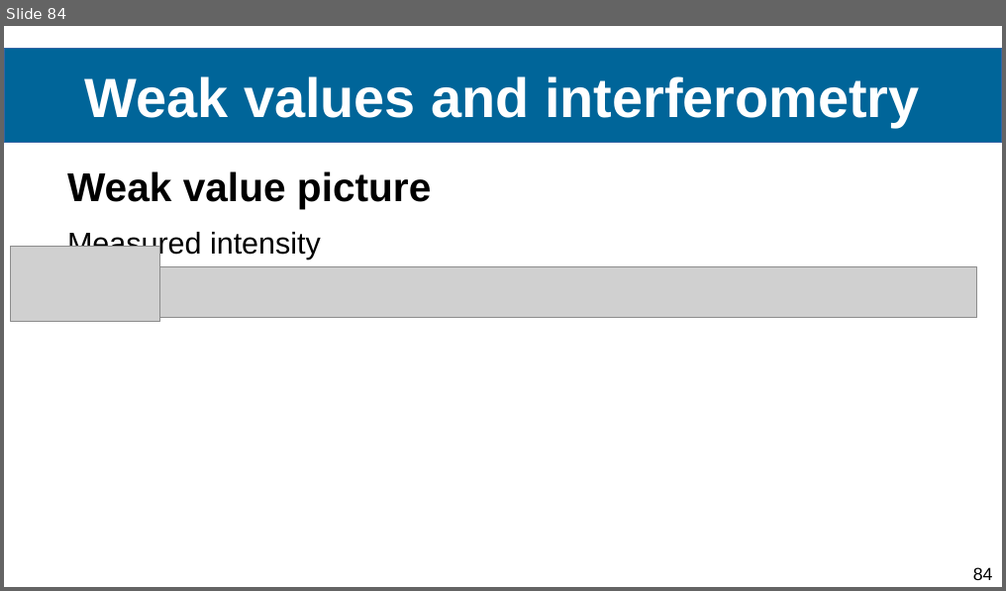
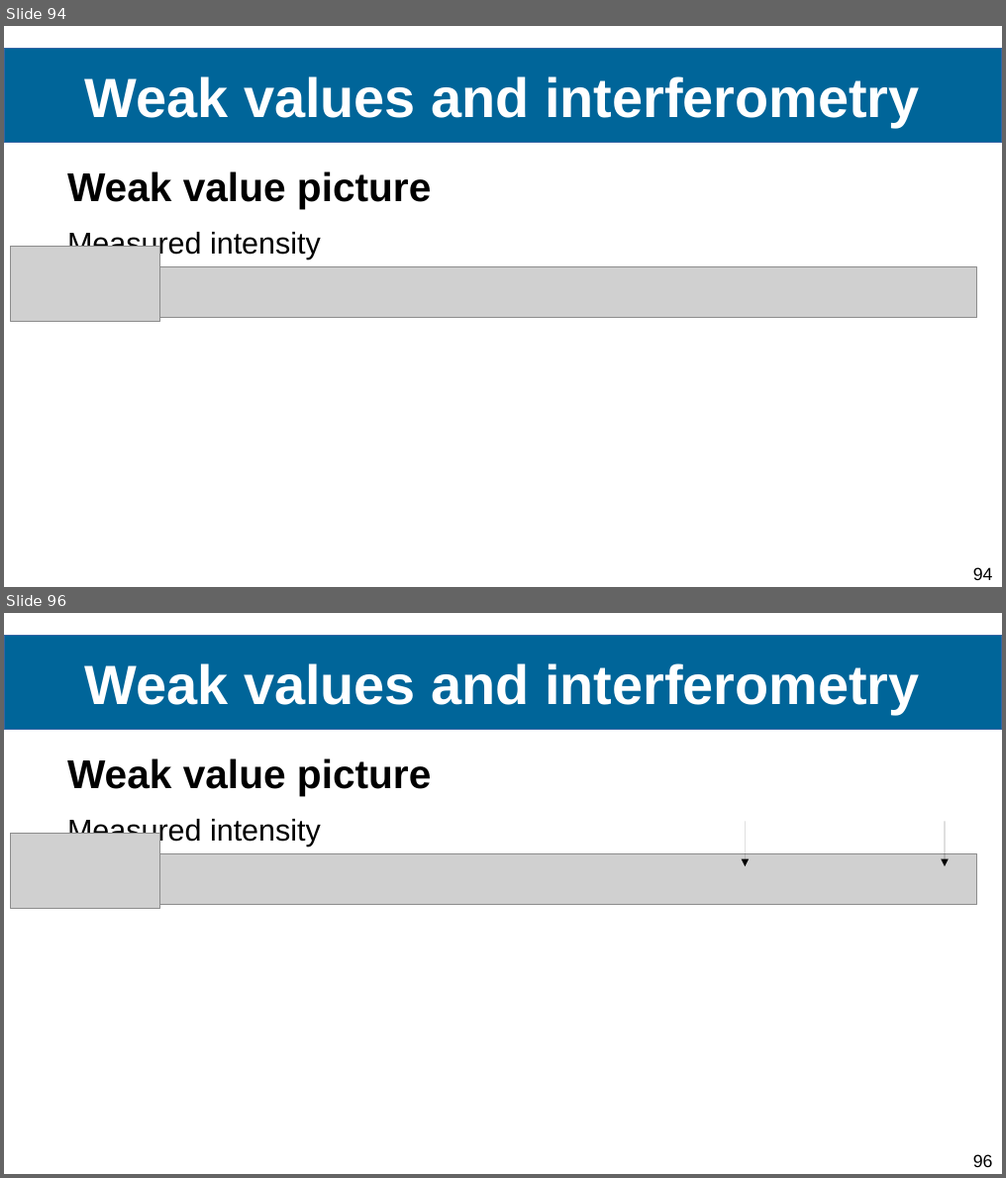
Before and after one commit to Ismaele-vincent/PhD, a slide deck: 2024/Conference abstract/Conference FOMO/Presentation FOMO 2024 ver3.odp. Shown one above the other, each under a label of ours: slide 84 before the commit, slides 94 and 96 after it; the slides between them are not shown. The pictures are 1006x591 and 1006x1178 pixels, drawn with LibreOffice and Linux fonts; fonts in the diff are those of the drawing; grey boxes stand for pictures; background and template pictures are left out. Boxes give left, top, right and bottom in pixels: in the first picture for what was removed or moved away, otherwise in the second. Text is boxed around its words. In the diff, an @@ line names an element or a change of style, - is before the commit and + after.

```diff
--- a/2024/Conference abstract/Conference FOMO/Presentation FOMO 2024 ver3.odp
+++ b/2024/Conference abstract/Conference FOMO/Presentation FOMO 2024 ver3.odp
@@ slide 96 added at (4, 613, 1002, 1174), background #FFFFFF; not listed: 1 template element that a slide beside it also shows @@
@@ title added at (4, 636, 1002, 730), fill #006599, outline #3465A4 0 pt, 44 pt, text #FFFFFF, bold @@
+Weak values and interferometry
@@ text added at (67, 759, 431, 847), 24 pt, text #000000 @@
+Weak value picture
+Measured intensity
@@ picture added at (10, 834, 159, 908) @@
@@ arrow added from (745, 821) to (745, 866), #000000 0 pt @@
@@ arrow added from (944, 821) to (944, 866), #000000 0 pt @@
@@ picture added at (159, 854, 976, 905) @@
@@ what was slide 84 is now slide 94 @@
@@ page number at (973, 568, 993, 580): text changed @@
-84
+94
```
Also in this commit, not shown: 22 slides changed, 43 other slides added, 3 slides removed, 7 other files.
